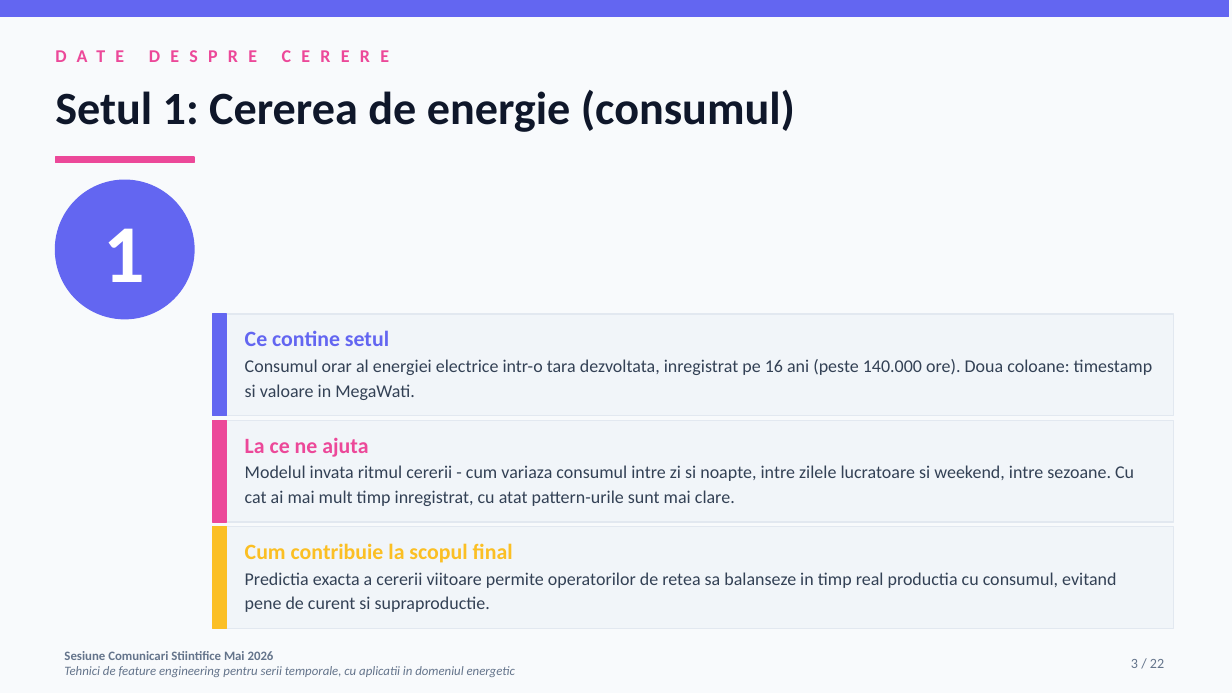
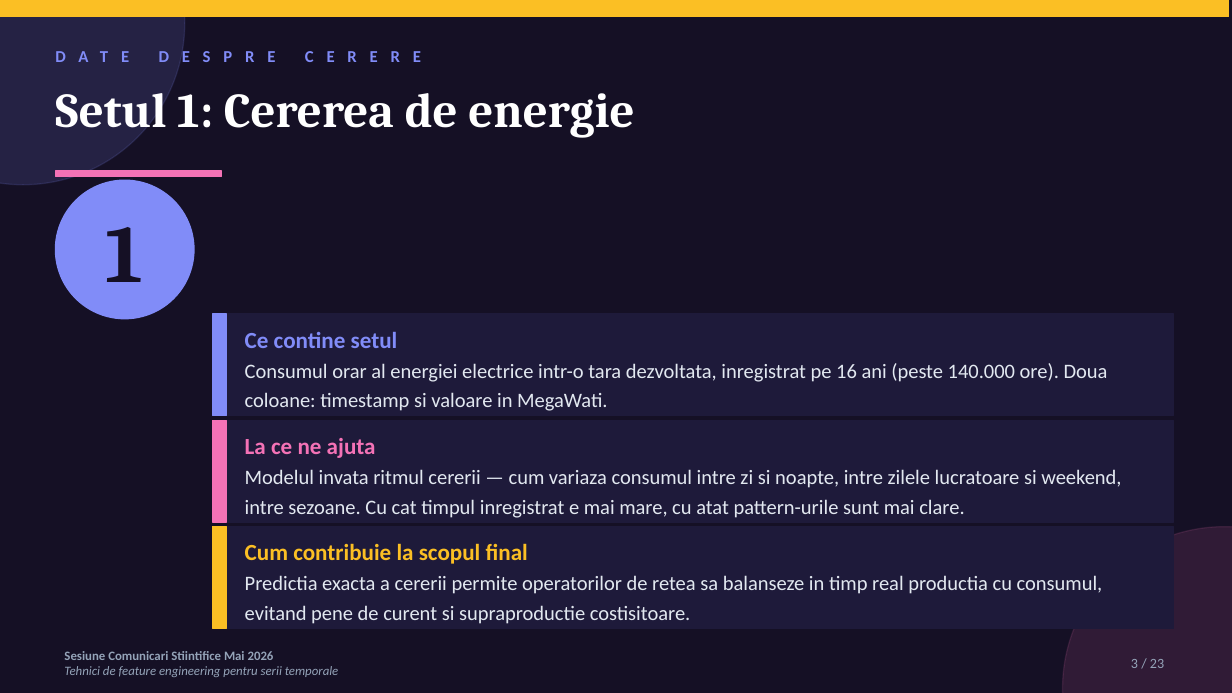
Before and after one commit to diana-nenu/Disertatie_AI_Platform, a slide deck: slide 3 of docs/SCSS/SCSS_FeatureEngineering_Diana_Nenu.pptx. Drawn at 1232x693 pixels with LibreOffice and Linux fonts; fonts in the diff are those of the drawing. Boxes give left, top, right and bottom in pixels: in the first picture for what was removed or moved away, otherwise in the second. Text is boxed around its words. In the diff, an @@ line names an element or a change of style, - is before the commit and + after.

Commit message:
SCSS pptx V3: tema dark gamma-style, povesti per tehnica, fara animatii click
Refactorizare totala conform feedback-ului:

Tema noua 'Modern Dark Gamma-style':
* Fundal indigo deep #151025 pe TOATE slide-urile (consistenta vizuala)
* Carduri cu fundal panel #1E1A3A
* Tipografie serif Cambria pentru titluri (mai eleganta)
* Calibri pentru body cu text 17-22pt (mai mare)
* Accenturi: indigo bright #818CF8, pink #F472B6, amber #FBBF24
* Forme decorative ovale cu transparency in colturi

Structura noua (23 slide-uri):
* Slide 1-10: pastrate de la V2 (context, 3 seturi date, problema, overview)
* Slide 11-15: TEHNICA 1 (encoding ciclic) ca poveste in 5 acte
  - 11: Intro - cum invata un model timpul (idea naiva vs realitate)
  - 12: Impactul problemei (figura comparativa)
  - 13: Inspiratia matematica (sin si cos basics)
  - 14: Solutia - formula + pasi de aplicare + GIF cerc
  - 15: Impactul tehnicii (3 carduri)
* Slide 16-19: TEHNICA 2 (lag features) ca poveste in 4 acte
  - 16: Intro - autoregresivitate intuitie
  - 17: Matematica AR(1) - formula + interpretare phi
  - 18: Aplicarea - cod + semantica fiecarui lag + descoperirea 90%
  - 19: Vizualizare GIF + concluzia
* Slide 20-22: TEHNICA 3 (rolling) ca poveste in 3 acte
  - 20: Intro - limitarea lag-ului (scenariu problematic vs robust)
  - 21: Rolling mean si std (doua carduri)
  - 22: Capcana shift(1) - GIF + greseala vs solutia
* Slide 23: Concluzii + Multumesc INTEGRATE (NU mai exista slide separat
  'Astept intrebarile')

Modificari de comportament:
* Animatiile pe click SCOASE complet
* Tranzitiile FADE intre slide-uri pastrate
* GIF-urile animate pastrate (cerc ore, AR, shift1)
* Text mult mai mare peste tot (titluri 38pt, body 16-18pt, formule 22pt+)

```diff
--- a/docs/SCSS/SCSS_FeatureEngineering_Diana_Nenu.pptx
+++ b/docs/SCSS/SCSS_FeatureEngineering_Diana_Nenu.pptx
@@ background #F8FAFC to #151025 @@
@@ rectangle at (x1=0, y1=0, x2=1229, y2=17): fill #6366F1 to #FBBF24; outline #6366F1 1 pt to #FBBF24 1 pt @@
@@ ellipse added at (x1=0, y1=0, x2=185, y2=185), fill #818CF8 at 15% opacity, outline #818CF8 1 pt @@
@@ text "DATE DESPRE CERERE" at (x1=55, y1=37, x2=1174, y2=74): size 14 to 13 pt, text colour #EC4899 to #818CF8, letter spacing 8 to 10 pt @@
@@ text at (x1=55, y1=93, x2=634, y2=137): text changed; size 36 to 38 pt; font Calibri to Cambria; text colour #0F172A to #FFFFFF @@
-Setul 1: Cererea de energie (consumul)
+Setul 1: Cererea de energie
@@ rectangle at (x1=55, y1=171, x2=222, y2=177): fill #EC4899 to #F472B6; outline #EC4899 1 pt to #F472B6 1 pt @@
@@ rectangle resized from (x1=55, y1=157, x2=194, y2=163) to (x1=55, y1=171, x2=222, y2=177) @@
@@ text "1" at (x1=106, y1=227, x2=144, y2=282): font Calibri to Cambria, text colour #FFFFFF to #151025 @@
@@ ellipse at (x1=55, y1=180, x2=194, y2=319): fill #6366F1 to #818CF8; outline #6366F1 1 pt to #818CF8 1 pt @@
@@ rectangle at (x1=213, y1=314, x2=226, y2=416): fill #6366F1 to #818CF8; outline #6366F1 1 pt to #818CF8 1 pt @@
@@ text "Ce contine setul Consumul orar ..." at (x1=245, y1=332, x2=1108, y2=411): size 17 to 18 pt, text colour #6366F1 to #818CF8 in "Ce contine setul"; size 14 to 16 pt, text colour #334155 to #E2E8F0; line spacing 1.15 to 1.2 @@
@@ rectangle at (x1=213, y1=421, x2=226, y2=522): fill #EC4899 to #F472B6; outline #EC4899 1 pt to #F472B6 1 pt @@
@@ text at (x1=245, y1=438, x2=1121, y2=518): text changed; size 14 to 16 pt; text colour #334155 to #E2E8F0 @@
-La ce ne ajuta
-Modelul invata ritmul cererii - cum variaza consumul intre zi si noapte, intre zilele lucratoare si weekend, intre sezoane. Cu cat ai mai mult timp inregistrat, cu atat pattern-urile sunt mai clare.
+La ce ne ajuta
+Modelul invata ritmul cererii — cum variaza consumul intre zi si noapte, intre zilele lucratoare si weekend, intre sezoane. Cu cat timpul inregistrat e mai mare, cu atat pattern-urile sunt mai clare.
@@ fill #F1F5F9 to #1E1A3A; outline #E2E8F0 1 pt to #1E1A3A 1 pt in 3 elements at (x1=213, y1=314, x2=1174, y2=416), (x1=213, y1=421, x2=1174, y2=522), (x1=213, y1=527, x2=1174, y2=628) @@
@@ ellipse added at (x1=1063, y1=527, x2=1232, y2=693), fill #F472B6 at 12% opacity, outline #F472B6 1 pt @@
@@ text at (x1=245, y1=543, x2=1103, y2=624): text changed; size 14 to 16 pt; text colour #334155 to #E2E8F0 @@
-Cum contribuie la scopul final
-Predictia exacta a cererii viitoare permite operatorilor de retea sa balanseze in timp real productia cu consumul, evitand pene de curent si supraproductie.
+Cum contribuie la scopul final
+Predictia exacta a cererii permite operatorilor de retea sa balanseze in timp real productia cu consumul, evitand pene de curent si supraproductie costisitoare.
@@ text at (x1=64, y1=651, x2=274, y2=660): text colour #64748B to #94A3B8 in "Sesiune Comunicari Stiintifice Mai 2026" @@
@@ text at (x1=1131, y1=659, x2=1164, y2=668): text changed; text colour #64748B to #94A3B8 @@
-3 / 22
+3 / 23
@@ text at (x1=64, y1=666, x2=338, y2=677): text changed; text colour #64748B to #94A3B8 @@
-Tehnici de feature engineering pentru serii temporale, cu aplicatii in domeniul energetic
+Tehnici de feature engineering pentru serii temporale
```
Also in this commit, not shown: 13 other slides changed, 9 slides added, 8 slides removed.
